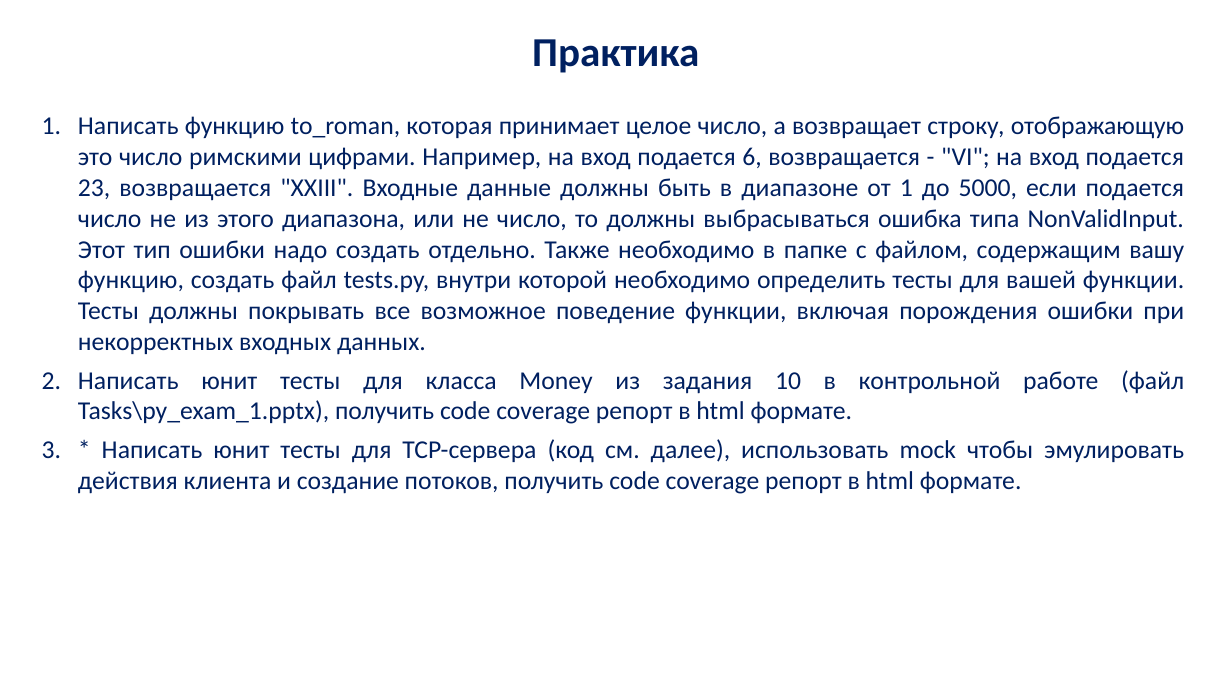
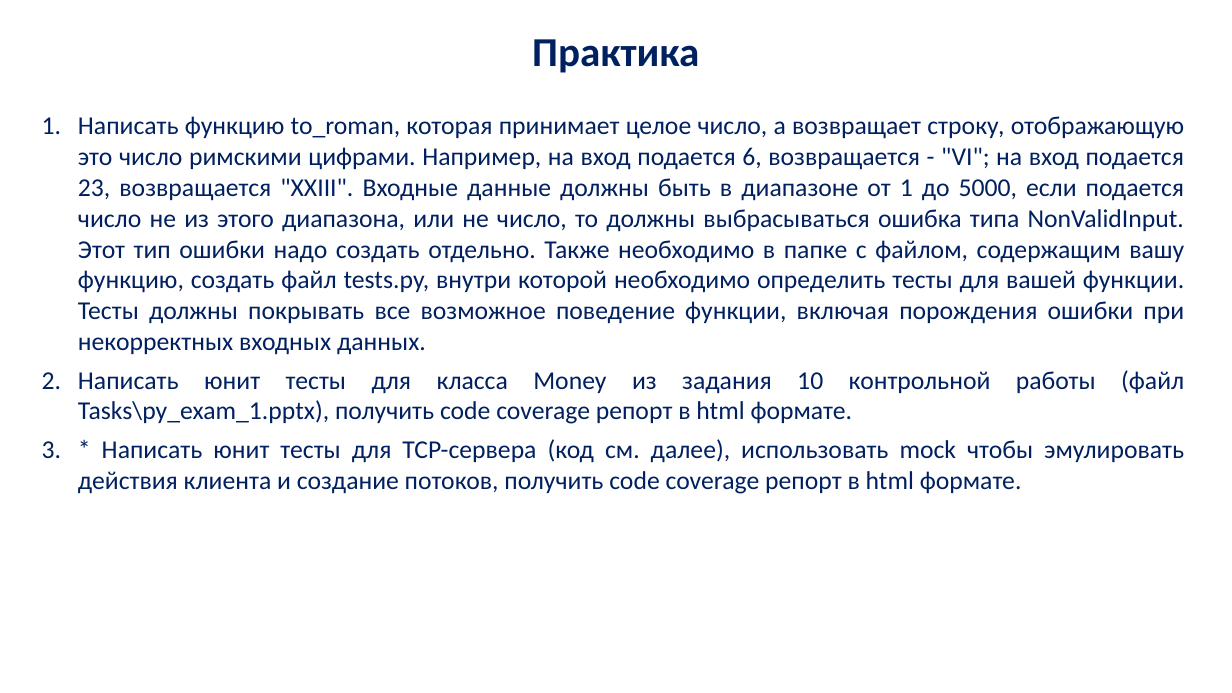
Before and after one commit to vamishnin/PythonCoursePro, a slide deck: slide 51 of Lectures/py_lec_13.pptx. Drawn at 1232x693 pixels with LibreOffice and Linux fonts; fonts in the diff are those of the drawing; background and template pictures are left out. Boxes give left, top, right and bottom in pixels: in the first picture for what was removed or moved away, otherwise in the second. Text is boxed around its words. In the diff, an @@ line names an element or a change of style, - is before the commit and + after.

Commit message:
Update task in lec13

```diff
--- a/Lectures/py_lec_13.pptx
+++ b/Lectures/py_lec_13.pptx
@@ text at (x1=78, y1=370, x2=1184, y2=424): text changed @@
-2. Написать юнит тесты для класса Money из задания 10 в контрольной работе (файл Tasks\py_exam_1.pptx), получить code coverage репорт в html формате.
+2. Написать юнит тесты для класса Money из задания 10 контрольной работы (файл Tasks\py_exam_1.pptx), получить code coverage репорт в html формате.
```
